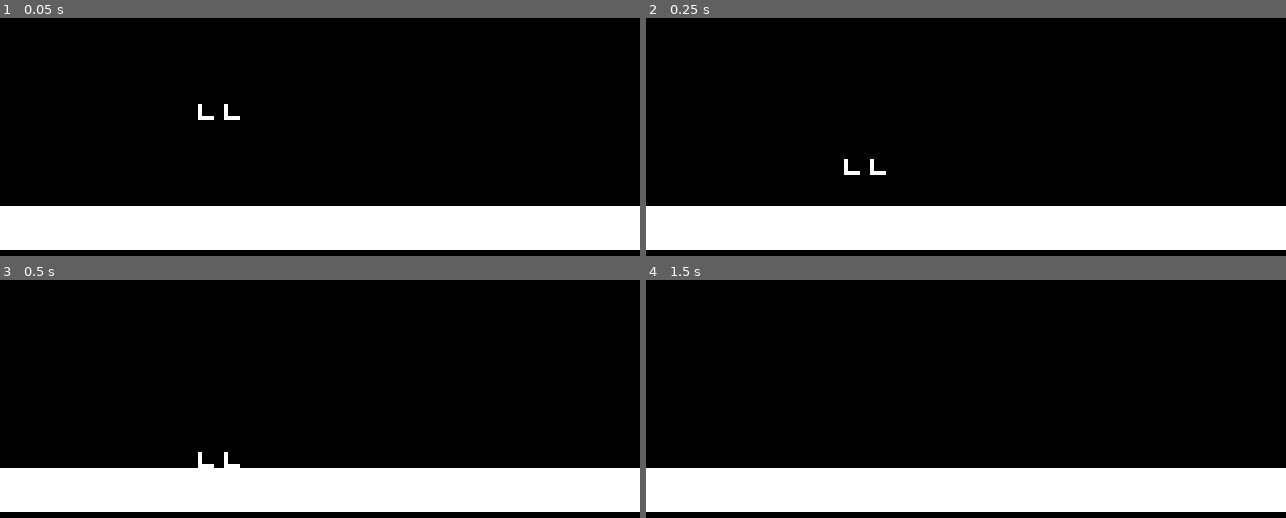
Above: before the commit, frames 1-4 (two rows, left to right).
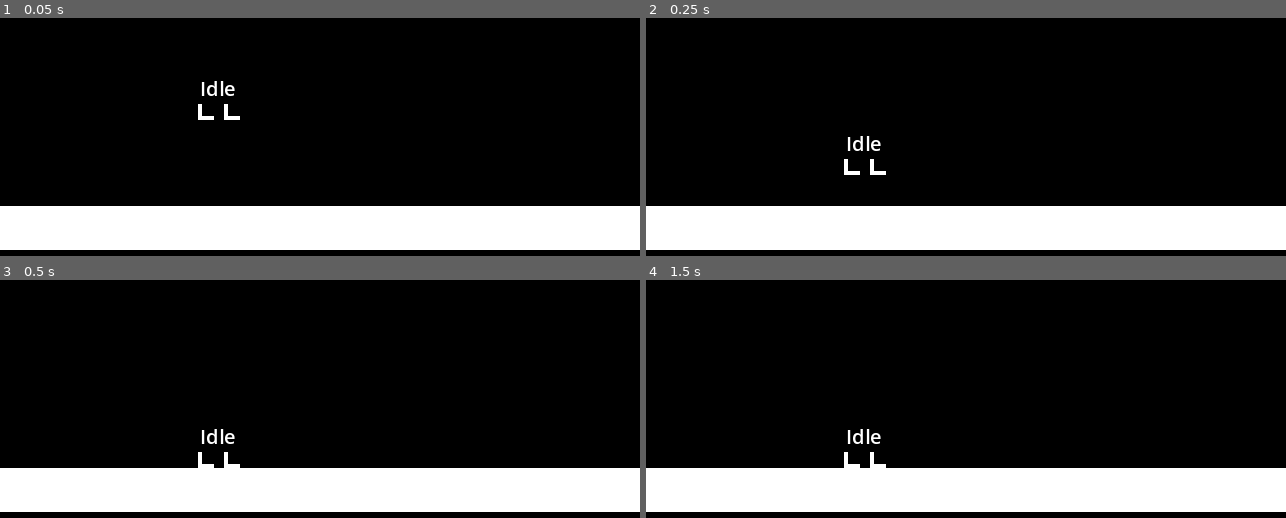
Above: after the commit, the same moments.

Repository: EricElMagenta/TowerSquared
Game: Godot game, scene res://world/world_test.tscn
Same seed, same stepped clock (60 frames per second), same inputs: the game is played once before the commit and once after it.
Inputs:
- Up to frame 1 (0.05 s): no input
- Up to frame 2 (0.25 s): no input
- Up to frame 3 (0.5 s): no input
- Up to frame 4 (1.5 s): tap Enter (ui_accept) at 0.5, 0.6, 0.77, 1.07, 1.35 s; hold Right (ui_right) from 0.53 s (still down)

The runs differ from the first frame. In frame 1, 0.2% of the frame differs, in the area x 31-37%, y 26-33%; in frame 2, 0.2%; in frame 3, 0.2%; in frame 4, 0.3%, in the area x 30-38%, y 62-79%.

Commit message:
La state machine ahora incluye una referencia hacia el nodo padre para poder sacar datos de este. Se puede cambiar de idle a walking. Añadido movimiento horizontal

Diff:
--- a/entities/player/player.gd
+++ b/entities/player/player.gd
@@ -1,25 +1,25 @@
 extends CharacterBody2D
+class_name Player
 
+@onready var state_machine = $StateMachine
 
-const SPEED = 300.0
+const SPEED = 200.0
 const JUMP_VELOCITY = -400.0
+const accel = 100
+const friction = 100
 
+var input_vector: Vector2 = Vector2.ZERO # Movimiento del jugador
 
-func _physics_process(delta):
+func _ready():
+	# Se instancia la máquina de estados con el jugador
+	state_machine.init(self)
+
+func get_input_vector() -> Vector2:
+	input_vector.x = Input.get_action_strength("right") - Input.get_action_strength("left")
+	return input_vector.normalized()
+
+func move(delta):
 	# Add the gravity.
-	if not is_on_floor():
-		velocity += get_gravity() * delta
-
-	# Handle jump.
-	if Input.is_action_just_pressed("ui_accept") and is_on_floor():
-		velocity.y = JUMP_VELOCITY
-
-	# Get the input direction and handle the movement/deceleration.
-	# As good practice, you should replace UI actions with custom gameplay actions.
-	var direction = Input.get_axis("ui_left", "ui_right")
-	if direction:
-		velocity.x = direction * SPEED
-	else:
-		velocity.x = move_toward(velocity.x, 0, SPEED)
-
+	if not is_on_floor(): velocity += get_gravity() * delta
+	velocity = Vector2(input_vector[0] * SPEED, velocity.y)
 	move_and_slide()
--- a/entities/player/player.tscn
+++ b/entities/player/player.tscn
@@ -32,6 +32,16 @@
 position = Vector2(1.5, 0)
 shape = SubResource("RectangleShape2D_avwer")
 
+[node name="LabelState" type="Label" parent="."]
+unique_name_in_owner = true
+offset_left = -19.0
+offset_top = -19.0
+offset_right = 21.0
+offset_bottom = 4.0
+theme_override_font_sizes/font_size = 10
+text = "d"
+horizontal_alignment = 1
+
 [node name="StateMachine" type="Node" parent="." node_paths=PackedStringArray("initial_state")]
 script = ExtResource("3_3l04b")
 initial_state = NodePath("Idle")
--- a/project.godot
+++ b/project.godot
@@ -31,7 +31,6 @@
 "events": [Object(InputEventKey,"resource_local_to_scene":false,"resource_name":"","device":0,"window_id":0,"alt_presse …(194 unchanged characters)…
 , Object(InputEventJoypadButton,"resource_local_to_scene":false,"resource_name":"","device":0,"button_index":13,"pressure":0.0,"pressed":false,"script":null)
 , Object(InputEventJoypadMotion,"resource_local_to_scene":false,"resource_name":"","device":0,"axis":0,"axis_value":-1.0,"script":null)
-, Object(InputEventKey,"resource_local_to_scene":false,"resource_name":"","device":-1,"window_id":0,"alt_pressed":false,"shift_pressed":false,"ctrl_pressed":false,"meta_pressed":false,"pressed":false,"keycode":0,"physical_keycode":65,"key_label":0,"unicode":97,"location":0,"echo":false,"script":null)
 ]
 }
 ui_right={
@@ -39,7 +38,16 @@
 "events": [Object(InputEventKey,"resource_local_to_scene":false,"resource_name":"","device":0,"window_id":0,"alt_presse …(194 unchanged characters)…
 , Object(InputEventJoypadButton,"resource_local_to_scene":false,"resource_name":"","device":0,"button_index":14,"pressure":0.0,"pressed":false,"script":null)
 , Object(InputEventJoypadMotion,"resource_local_to_scene":false,"resource_name":"","device":0,"axis":0,"axis_value":1.0,"script":null)
-, Object(InputEventKey,"resource_local_to_scene":false,"resource_name":"","device":-1,"window_id":0,"alt_pressed":false,"shift_pressed":false,"ctrl_pressed":false,"meta_pressed":false,"pressed":false,"keycode":0,"physical_keycode":68,"key_label":0,"unicode":100,"location":0,"echo":false,"script":null)
+]
+}
+right={
+"deadzone": 0.5,
+"events": [Object(InputEventKey,"resource_local_to_scene":false,"resource_name":"","device":-1,"window_id":0,"alt_pressed":false,"shift_pressed":false,"ctrl_pressed":false,"meta_pressed":false,"pressed":false,"keycode":0,"physical_keycode":68,"key_label":0,"unicode":100,"location":0,"echo":false,"script":null)
+]
+}
+left={
+"deadzone": 0.5,
+"events": [Object(InputEventKey,"resource_local_to_scene":false,"resource_name":"","device":-1,"window_id":0,"alt_pressed":false,"shift_pressed":false,"ctrl_pressed":false,"meta_pressed":false,"pressed":false,"keycode":0,"physical_keycode":65,"key_label":0,"unicode":97,"location":0,"echo":false,"script":null)
 ]
 }
 
--- a/states/idle.gd
+++ b/states/idle.gd
@@ -2,13 +2,13 @@
 class_name Idle
 
 func Enter():
-	print("entrado")
+	pass
 
-func Update(_delta: float):
-	var input_axis = Input.get_axis("ui_left", "ui_right")
-	if input_axis == 1:
+func Physics_Update(delta: float):
+	var vector = parent.get_input_vector()
+	parent.move(delta)
+	if vector != Vector2.ZERO:
 		state_transition.emit(self, "walk")
 
-
 func Exit():
-	print("saliendes")
+	pass
--- a/states/state.gd
+++ b/states/state.gd
@@ -3,6 +3,8 @@
 
 # Se llama a la señal cada vez que cambiamos de state
 signal state_transition
+
+var parent : CharacterBody2D
 
 # Métodos básic de la state machine
 # Cambiar de un state a otro
--- a/states/state_machine.gd
+++ b/states/state_machine.gd
@@ -1,14 +1,18 @@
 extends Node
+class_name StateMachine
 
+@onready var label_state = %LabelState
 @export var initial_state : State
 
 var current_state : State
 var states : Dictionary = {}
 
 # Si encuentra algún estado en "get_children" lo agrega al diccionario
-func _ready():
+# Se añade una referencia al nodo padre en cada estado.
+func init(parent : CharacterBody2D):
 	for child in get_children():
 		if child is State:
+			child.parent = parent
 			states[child.name.to_lower()] = child
 			child.state_transition.connect(change_state)
 
@@ -18,7 +22,7 @@
 		current_state = initial_state
 
 func _process(delta):
-	print(current_state)
+	label_state.text = current_state.name
 	if current_state:
 		current_state.Update(delta)
 
--- a/states/walk.gd
+++ b/states/walk.gd
@@ -2,12 +2,13 @@
 class_name Walk
 
 func Enter():
-	print("caminando")
+	pass
 
-func Update(_delta: float):
-	#var input_axis = Input.get_axis("ui_left", "ui_right")
-	#if input_axis == 1: print("ASDasdasd")
-	pass
+func Physics_Update(delta: float):
+	var vector = parent.get_input_vector()
+	parent.move(delta)
+	if vector == Vector2.ZERO:
+		state_transition.emit(self, "Idle")
 
 func Exit():
 	pass
